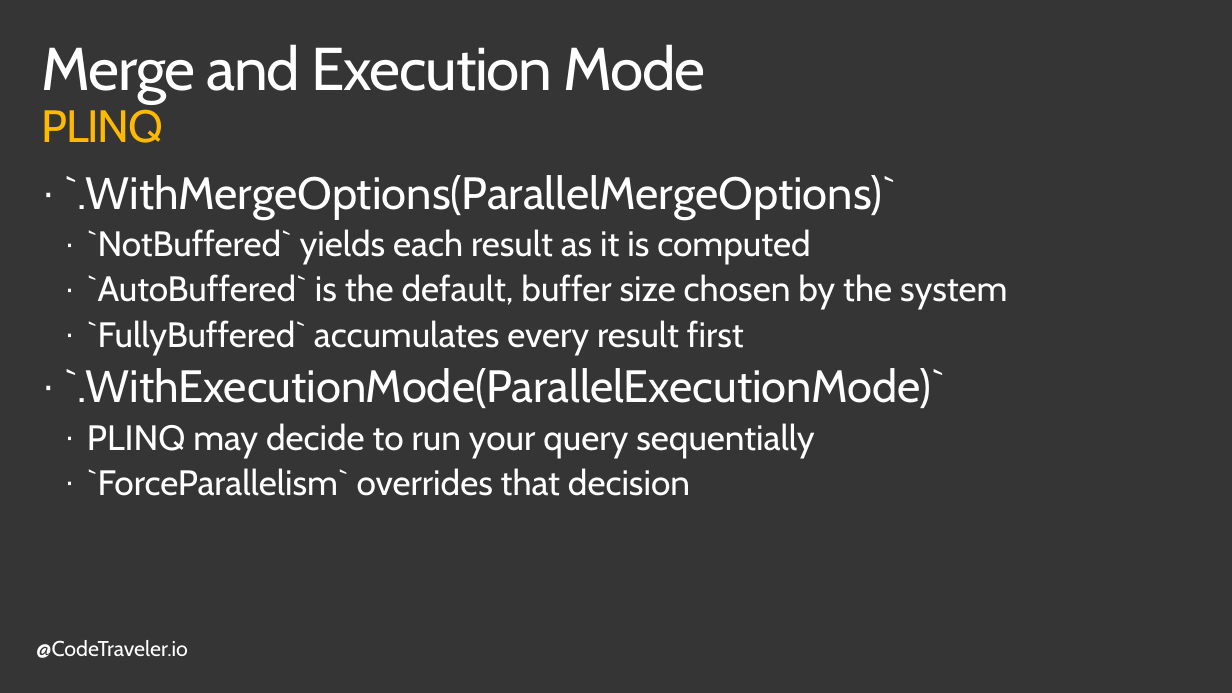
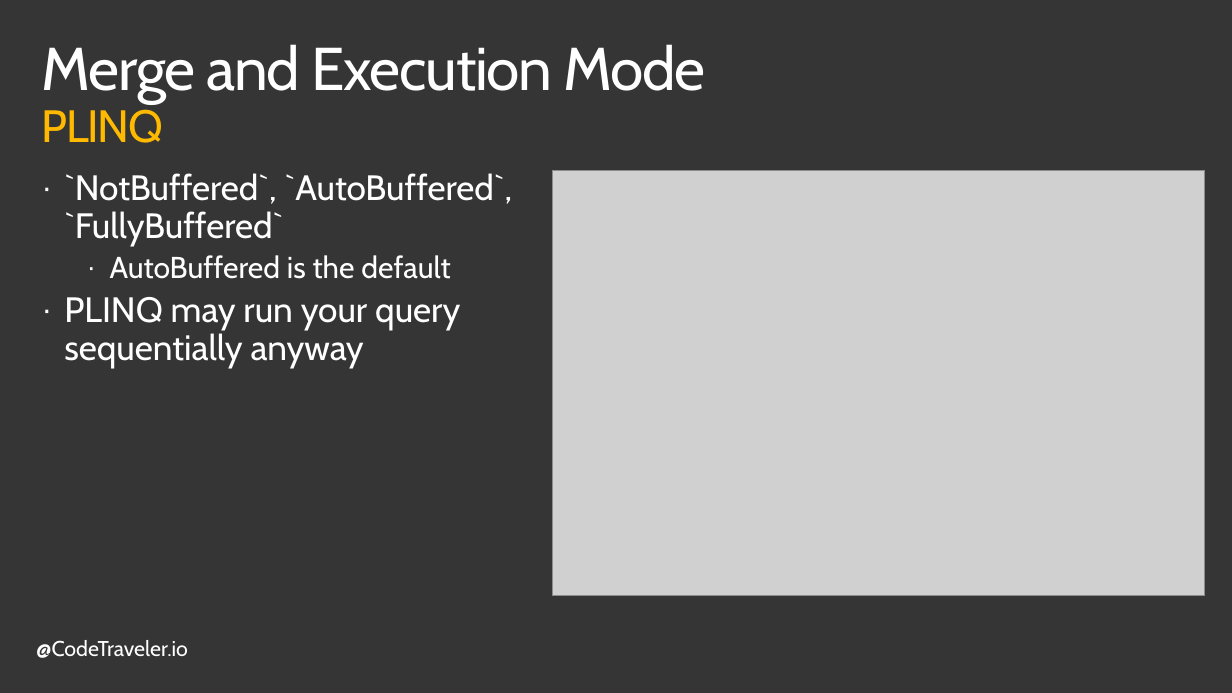
Before and after one commit to TheCodeTraveler/BecomeAnExpertWithAsyncAwait, a slide deck: slide 17 of 7. Data Parallelism/DataParallelism.pptx (slide 15 before the commit). Drawn at 1232x693 pixels with LibreOffice and Linux fonts; fonts in the diff are those of the drawing; grey boxes stand for pictures; background and template pictures are left out. Boxes give left, top, right and bottom in pixels: in the first picture for what was removed or moved away, otherwise in the second. Text is boxed around its words. In the diff, an @@ line names an element or a change of style, - is before the commit and + after.

```diff
--- a/7. Data Parallelism/DataParallelism.pptx
+++ b/7. Data Parallelism/DataParallelism.pptx
@@ text at box(64, 173, 513, 369): text changed @@
-· `.WithMergeOptions(ParallelMergeOptions)`
-  · `NotBuffered` yields each result as it is computed
-  · `AutoBuffered` is the default, buffer size chosen by the system
-  · `FullyBuffered` accumulates every result first
-· `.WithExecutionMode(ParallelExecutionMode)`
-  · PLINQ may decide to run your query sequentially
-  · `ForceParallelism` overrides that decision
+· `NotBuffered`, `AutoBuffered`, `FullyBuffered`
+    · AutoBuffered is the default
+· PLINQ may run your query sequentially anyway
@@ picture added at box(553, 170, 1205, 595) @@
```
Also in this commit, not shown: 2 other slides changed, 2 slides added, 1 slide removed.
